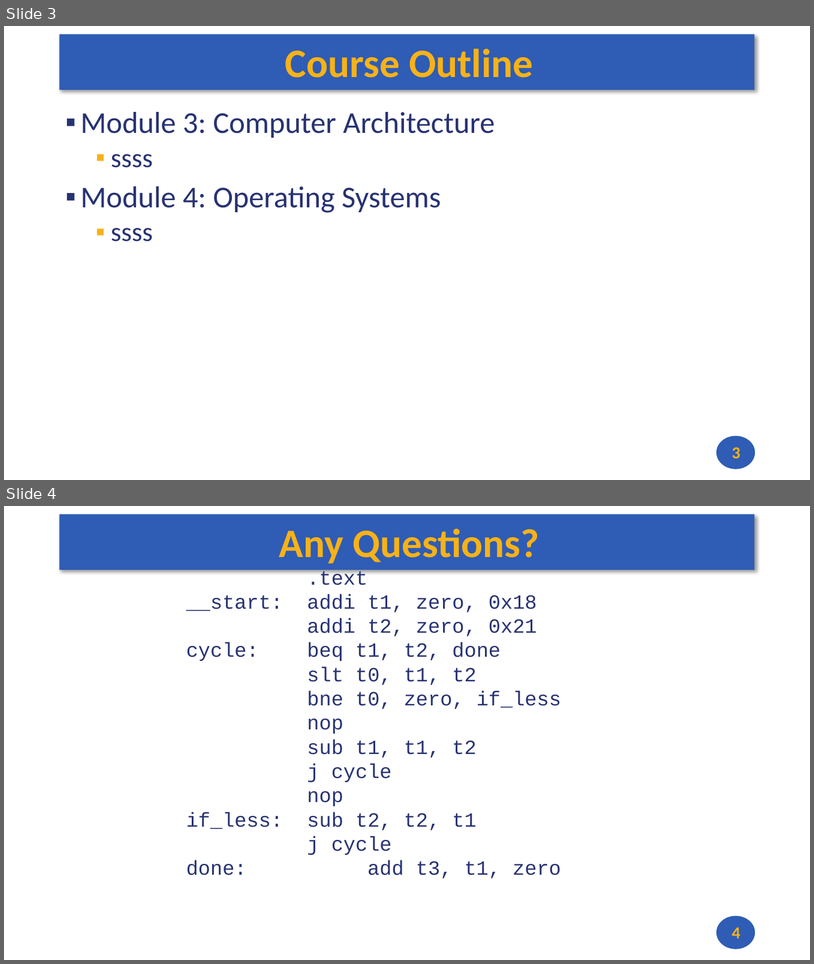
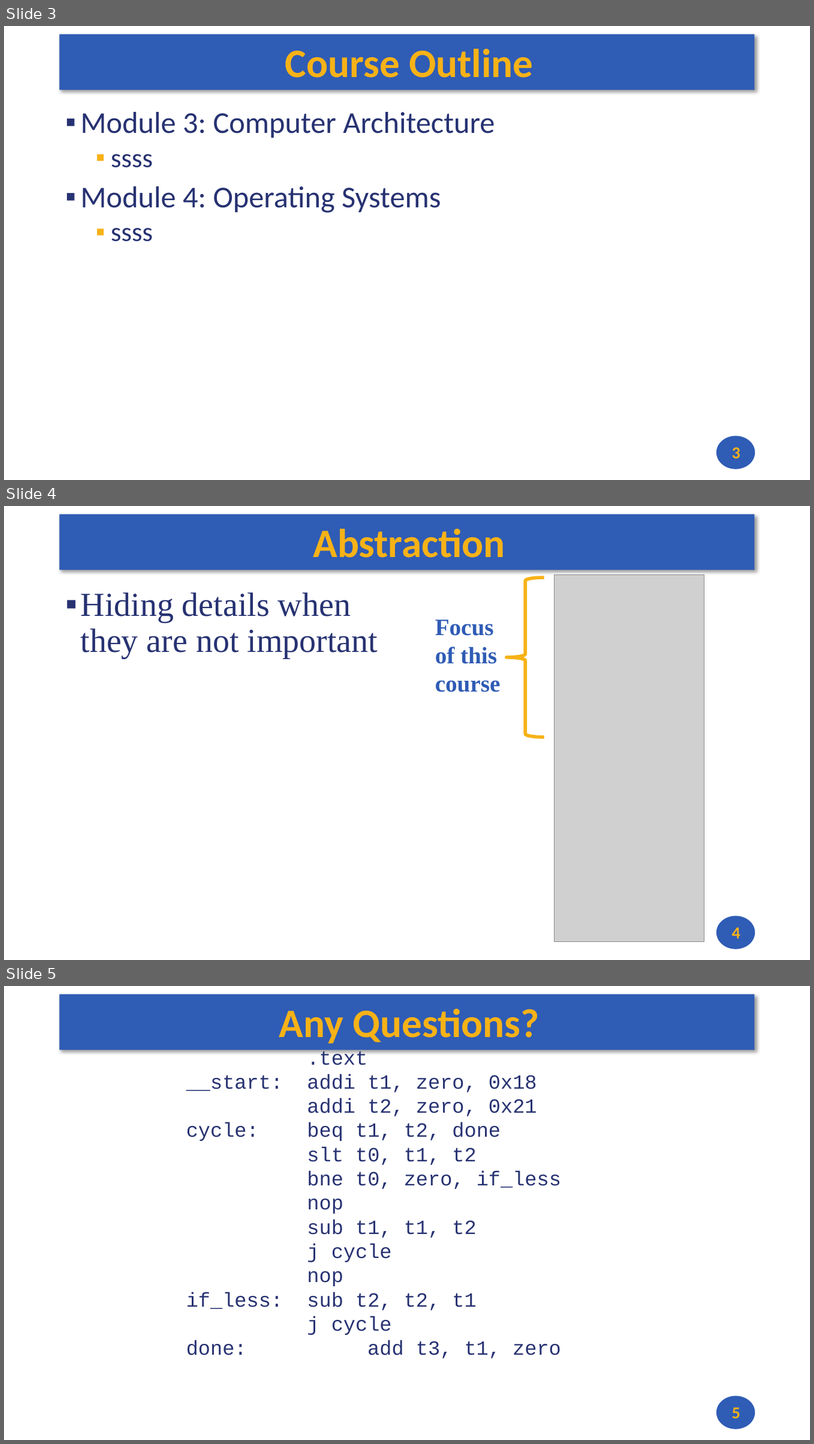
Before and after one commit to andrewt0301/hse-acos-course, a slide deck: docs/part1ca/01_Introduction/CA_Lecture_01.pptx. Shown one above the other, each under a label of ours: slides 3 and 4 before the commit, slides 3, 4 and 5 after it. The pictures are 814x964 and 814x1444 pixels, drawn with LibreOffice and Linux fonts; fonts in the diff are those of the drawing; grey boxes stand for pictures. Boxes give left, top, right and bottom in pixels: in the first picture for what was removed or moved away, otherwise in the second. Text is boxed around its words. In the diff, an @@ line names an element or a change of style, - is before the commit and + after.

```diff
--- a/docs/part1ca/01_Introduction/CA_Lecture_01.pptx
+++ b/docs/part1ca/01_Introduction/CA_Lecture_01.pptx
@@ slide 4 added at (4,506,810,960), background #FFFFFF; not listed: 2 template elements that a slide beside it also shows @@
@@ title added at (313,528,506,558), 48 pt, text #F7B217, bold @@
+Abstraction
@@ left brace added at (507,577,544,737), outline #F7B217 4 pt @@
@@ picture added at (555,574,705,941) @@
@@ text added at (81,592,378,658), 40 pt, text #273272 @@
+▪ Hiding details when they are not important
@@ text added at (435,619,501,692), 28 pt, text #2F5CB5, bold @@
+Focus
+of this course
@@ page number added at (732,927,741,938), 20 pt, text #F7B217, bold @@
+4
@@ what was slide 4 is now slide 5 @@
@@ page number at (732,1407,741,1418): text changed @@
-4
+5
```
Also in this commit, not shown: 2 other files.
